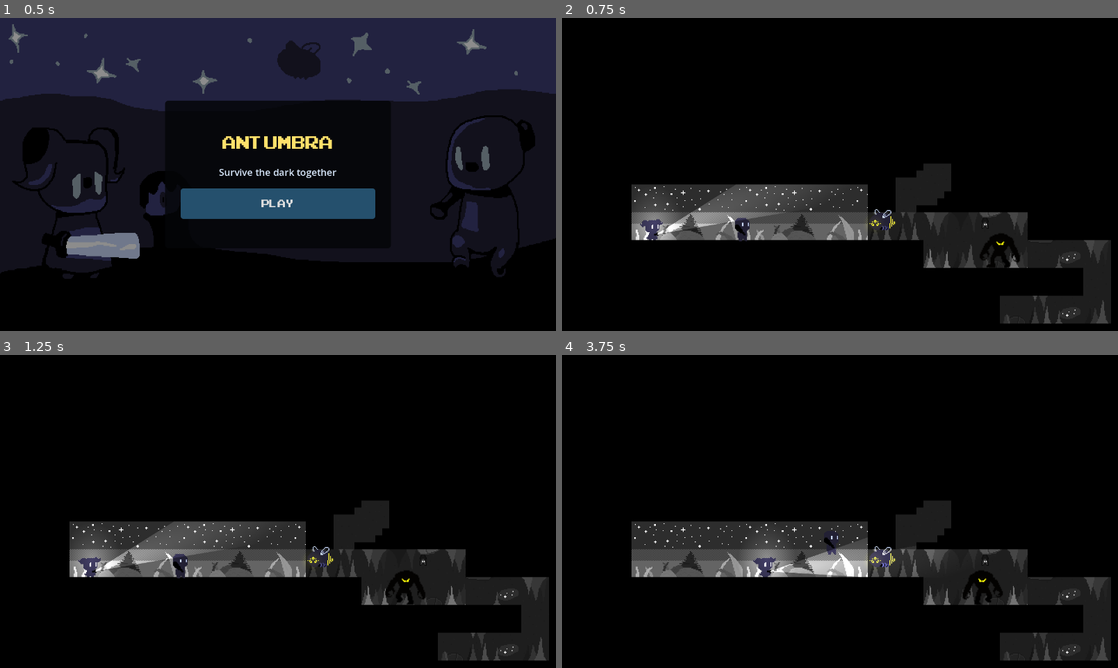
Above: before the commit, frames 1-4 (two rows, left to right).
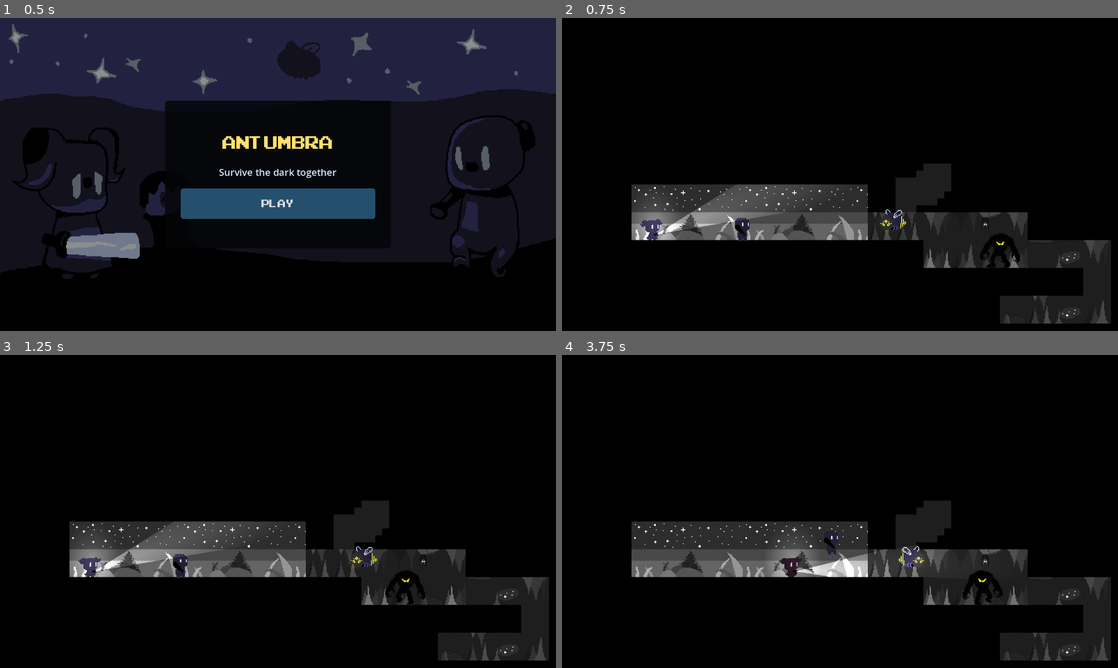
Above: after the commit, the same moments.

Repository: Makelfy/project-fire-and-water
Game: Godot game, scene res://scenes/main_menu.tscn
Two runs of this game, one before a commit and one after it. Both use one fixed random seed, a clock stepped at 60 frames per second and the inputs below. The engine's default icon, where the game draws it, is replaced by a stand-in: a white triangle on a blue panel in a dark square.
Inputs (mouse positions are in pixels of both pictures, inside the frame that each line leads up to):
- Up to frame 1 (0.5 s): no input
- Up to frame 2 (0.75 s): click "PLAY" at 0.5 s
- Up to frame 3 (1.25 s): no input
- Up to frame 4 (3.75 s): move the mouse to (962, 495) at 1.27 s; hold Right (ui_right) 1.28-2.78 s; tap Space (attack) at 1.35 s; tap Up (up1) at 1.52, 2.27 s; move the mouse to (728, 527) at 2.02 s; tap A (left2) at 2.1 s; move the mouse to (895, 442) at 2.77 s; hold Left (ui_left) 2.78-3.53 s; hold D (right2) 2.78-3.53 s; move the mouse to (812, 574) at 3.52 s; hold Right (ui_right) from 3.53 s (still down); tap W (up2) at 3.6 s

Frame 1 is identical in both runs. In frame 2, 0.2% of the frame differs, in the area x 55-62%, y 61-68%; in frame 3, 0.2%; in frame 4, 1.9%, in the area x 32-76%, y 58-72%.
Error before the commit: Parse Error: Identifier "start_pos_x" not declared in the current scope. (res://scripts/flying_enemy.gd:19)

Commit message:
Update flying_enemy.gd

Diff:
--- a/scripts/flying_enemy.gd
+++ b/scripts/flying_enemy.gd
@@ -5,8 +5,7 @@
 @export var Distance := 100.0
 @export var start_dir : int
 
-var patrol_points: Array[Vector2] = []
-var target_point_index: int = 1
+var start_pos_x: float
 var direction: int = 1
 
 var HEALTH = 2
@@ -24,7 +23,8 @@
 			light_start_positions[child] = child.position
 
 func _physics_process(delta: float) -> void:
-	if patrol_points.size() < 2:
+	# Do nothing if Distance is 0 or negative
+	if Distance <= 0:
 		return
 
 	# 1. Move the object
@@ -55,18 +55,6 @@
 			var start_position: Vector2 = light_start_positions[light]
 			light.position.x = start_position.x * direction * -1
 
-func _update_direction(movement_to_target: Vector2) -> void:
-	if absf(movement_to_target.x) <= 0.01:
-		return
-
-	direction = 1 if movement_to_target.x > 0.0 else -1
-	_update_sprite()
-
-func _advance_patrol_target() -> void:
-	target_point_index = 1 - target_point_index
-
-	var movement_to_target: Vector2 = patrol_points[target_point_index] - global_position
-	_update_direction(movement_to_target)
 
 func _on_body_entered(body: Node2D) -> void:
 	if body.is_in_group("player"):
